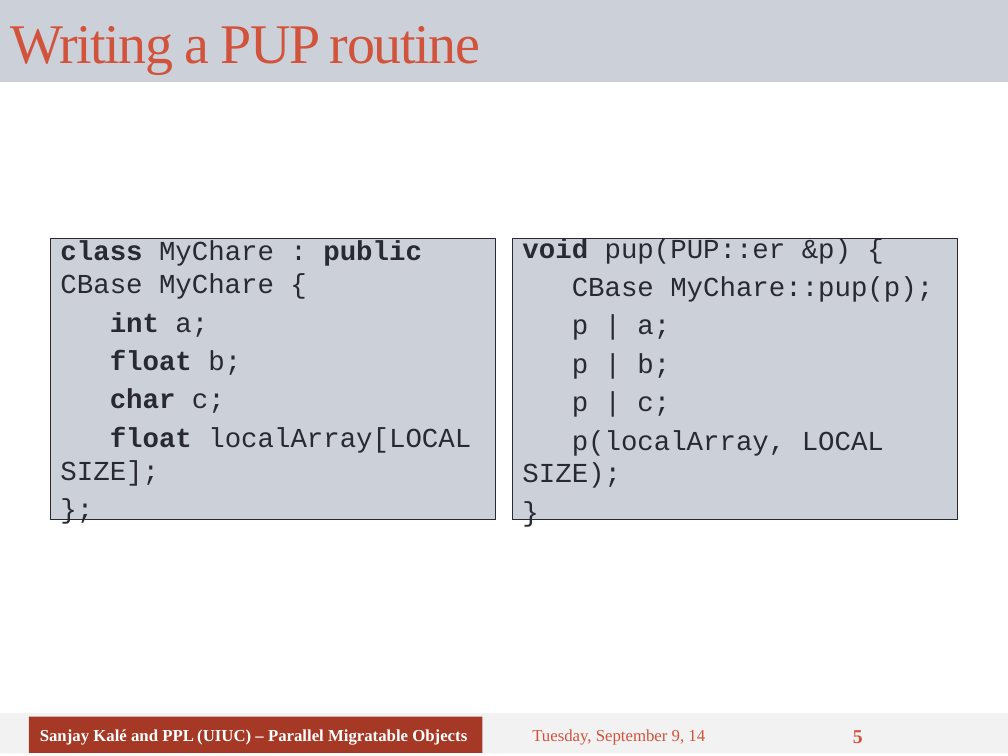
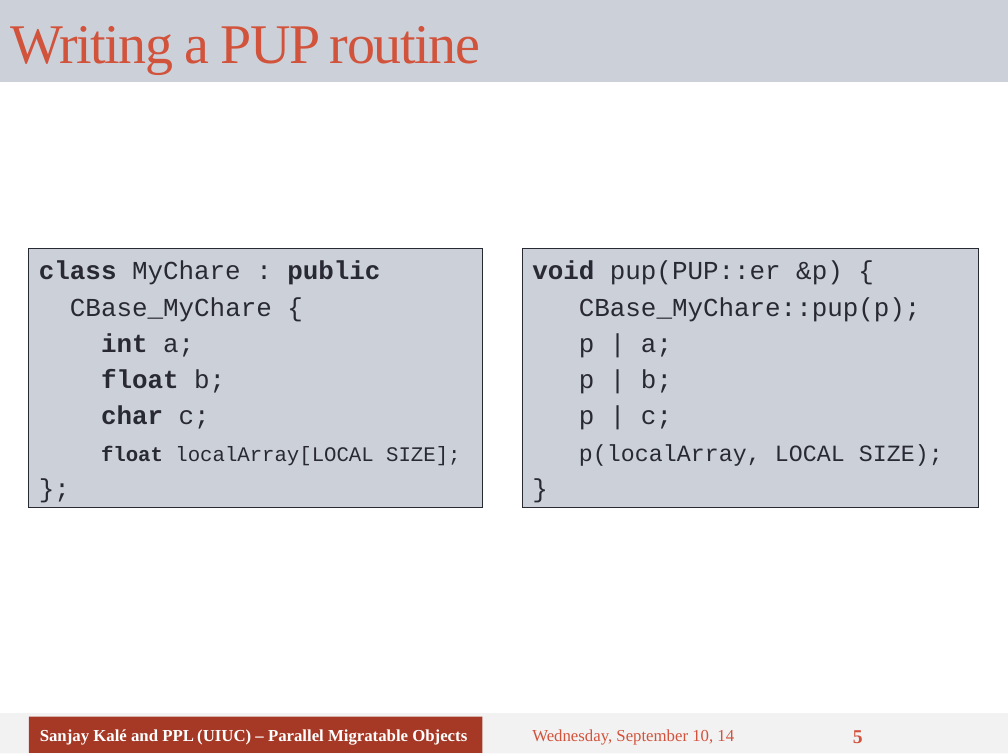
Before and after one commit to UIUC-PPL/charm_tutorial, a slide deck: slide 5 of tutorial-06-migratability.pptx. Drawn at 1008x756 pixels with LibreOffice and Linux fonts; fonts in the diff are those of the drawing. Boxes give left, top, right and bottom in pixels: in the first picture for what was removed or moved away, otherwise in the second. Text is boxed around its words. In the diff, an @@ line names an element or a change of style, - is before the commit and + after.

```diff
--- a/tutorial-06-migratability.pptx
+++ b/tutorial-06-migratability.pptx
@@ text "class MyChare : public": place and size @@
-text "class MyChare : public" at bbox=[50, 239, 496, 519]
+text "class MyChare : public" at bbox=[29, 249, 483, 508]
@@ text at bbox=[39, 260, 380, 322]: text changed; size 19.6 to 18.5 pt @@
-class MyChare : public CBase MyChare {
+class MyChare : public
+CBase_MyChare {
@@ text "void pup(PUP::er &p) {": place and size @@
-text "void pup(PUP::er &p) {" at bbox=[512, 239, 958, 519]
+text "void pup(PUP::er &p) {" at bbox=[522, 249, 979, 508]
@@ text at bbox=[532, 260, 943, 466]: size 19.6 to 18.5 pt in "void pup(PUP::er &p) {", "p | a;", "p | b;", "p | c;" and 1 more places; size 19.6 to 16.6 pt in "p(localArray, LOCAL SIZE);" @@
@@ text at bbox=[579, 297, 921, 322]: text changed; size 19.6 to 18.5 pt @@
-CBase MyChare::pup(p);
+CBase_MyChare::pup(p);
@@ text at bbox=[101, 333, 460, 466]: size 19.6 to 18.5 pt in "int a;", "float b;", "char c;", "};"; size 19.6 to 14.8 pt in "float localArray[LOCAL SIZE];" @@
@@ text at bbox=[532, 729, 734, 745]: text changed @@
-Tuesday, September 9, 14
+Wednesday, September 10, 14
```
Also in this commit, not shown: 8 other slides changed.
